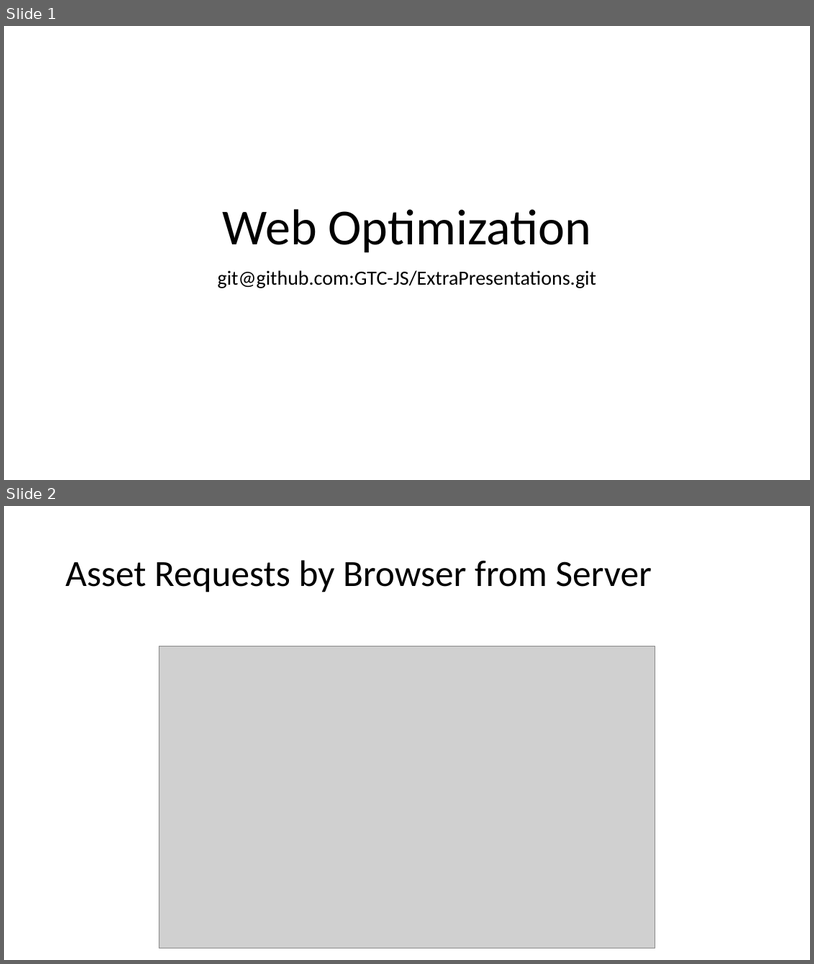
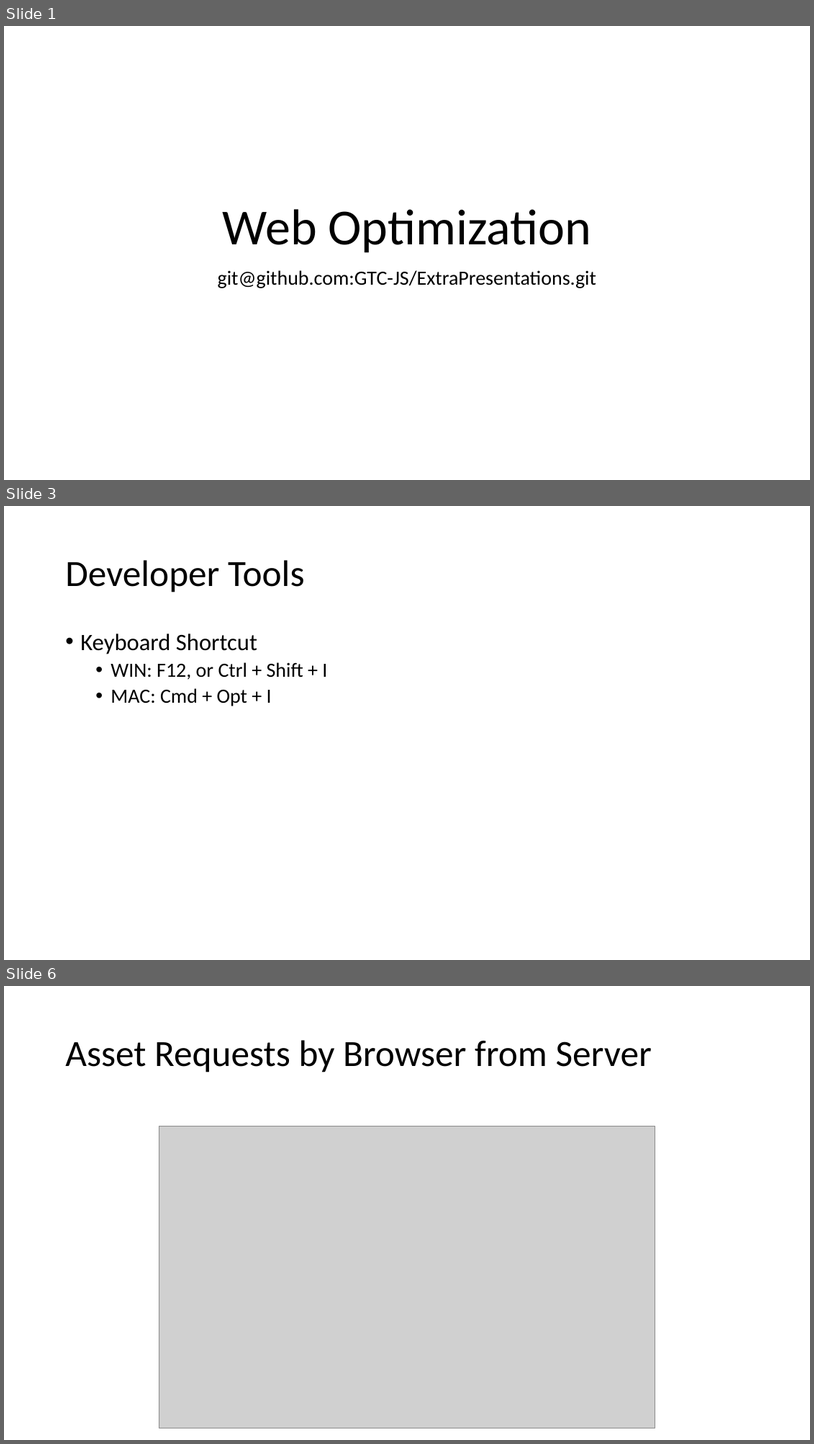
Before and after one commit to GTC-JS/ExtraPresentations, a slide deck: Web Optimization.pptx. Shown one above the other, each under a label of ours: slides 1 and 2 before the commit, slides 1, 3 and 6 after it; the slides between them are not shown. The pictures are 814x964 and 814x1444 pixels, drawn with LibreOffice and Linux fonts; fonts in the diff are those of the drawing; grey boxes stand for pictures. Boxes give left, top, right and bottom in pixels: in the first picture for what was removed or moved away, otherwise in the second. Text is boxed around its words. In the diff, an @@ line names an element or a change of style, - is before the commit and + after.

```diff
--- a/Web Optimization.pptx
+++ b/Web Optimization.pptx
@@ slide 3 added at <box>4,506,810,960</box>, background #FFFFFF @@
@@ title added at <box>65,560,304,592</box>, 44 pt, text #000000 @@
+Developer Tools
@@ text added at <box>80,633,327,706</box>, 24 pt, text #000000 @@
+• Keyboard Shortcut
+  • WIN: F12, or Ctrl + Shift + I
+  • MAC: Cmd + Opt + I
@@ what was slide 2 is now slide 6 @@
```
Also in this commit, not shown: 17 other slides added.
